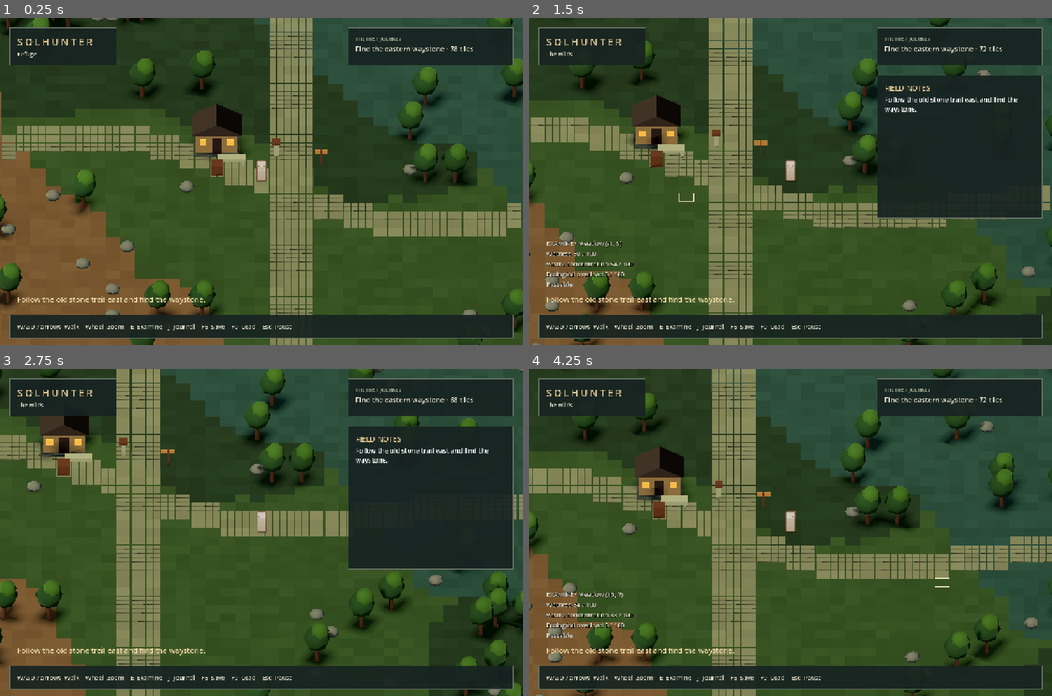
Above: before the commit, frames 1-4 (two rows, left to right).
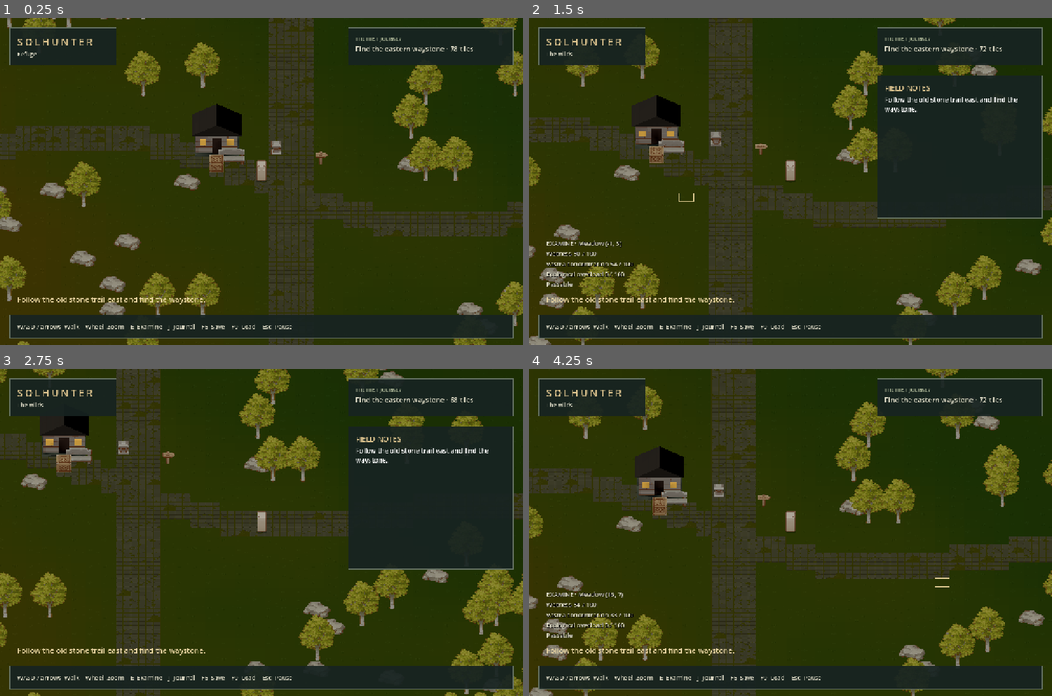
Above: after the commit, the same moments.

Repository: eliBrownn/SolHunterGodot
Game: Godot game, scene res://scenes/world_3d.tscn
Two runs of this game, one before a commit and one after it. Both use one fixed random seed, a clock stepped at 60 frames per second and the inputs below.
Inputs (mouse positions are in pixels of both pictures, inside the frame that each line leads up to):
- Up to frame 1 (0.25 s): no input
- Up to frame 2 (1.5 s): tap Enter at 0.5 s; move the mouse to (905, 165) at 0.52 s; hold D (east) 0.53-1.28 s; hold E (examine) 0.53-1.28 s; click (905, 165) at 0.67 s; move the mouse to (685, 197) at 1.27 s; hold S (south) from 1.28 s (still down); tap J (journal) at 1.35 s
- Up to frame 3 (2.75 s): move the mouse to (313, 460) at 2.02 s; release S (south) at 2.03 s; hold D (east) from 2.03 s (still down); hold E (examine) from 2.03 s (still down)
- Up to frame 4 (4.25 s): move the mouse to (764, 597) at 2.77 s; release D (east) at 2.78 s; release E (examine) at 2.78 s; hold W (north) 2.78-3.53 s; tap J (journal) at 2.85 s; click (764, 597) at 2.92 s; move the mouse to (947, 581) at 3.52 s; hold A (west) from 3.53 s (still down); hold E (examine) from 3.53 s (still down)

The runs differ from the first frame. In frame 1, 82% of the frame differs, in the area x 0-100%, y 0-100%; in frame 2, 68%; in frame 3, 68%; in frame 4, 81%.

Commit message:
art: preserve the pixel-art look in the 3D world

Diff:
--- a/scripts/solid_chunk.gd
+++ b/scripts/solid_chunk.gd
@@ -9,26 +9,16 @@
 static func mesh_for(kind: String) -> Mesh:
 	if meshes.has(kind):
 		return meshes[kind]
+	if kind.begins_with("grass_") or kind.begins_with("trail_") or kind.begins_with("sprite_") or kind.begins_with("asset:"):
+		var pixel_mesh := pixel_mesh_for(kind)
+		meshes[kind] = pixel_mesh
+		return pixel_mesh
 	var mesh: Mesh
 	match kind:
 		"roof":
 			var prism := PrismMesh.new()
 			prism.size = Vector3.ONE
 			mesh = prism
-		"trunk":
-			var cylinder := CylinderMesh.new()
-			cylinder.top_radius = 0.10
-			cylinder.bottom_radius = 0.16
-			cylinder.height = 1.5
-			cylinder.radial_segments = 6
-			mesh = cylinder
-		"crown", "rock":
-			var sphere := SphereMesh.new()
-			sphere.radius = 1.0
-			sphere.height = 2.0
-			sphere.radial_segments = 7
-			sphere.rings = 3
-			mesh = sphere
 		_:
 			var box := BoxMesh.new()
 			box.size = Vector3.ONE
@@ -36,10 +26,69 @@
 	var material := StandardMaterial3D.new()
 	material.vertex_color_use_as_albedo = true
 	material.roughness = 0.92
+	material.texture_filter = BaseMaterial3D.TEXTURE_FILTER_NEAREST
+	if kind == "wall" or kind == "roof":
+		var tile: AtlasTexture = PackArt.atlas("TX Tileset Wall/TX Tileset Wall_11")
+		material.albedo_texture = ImageTexture.create_from_image(tile.atlas.get_image().get_region(Rect2i(tile.region)))
+		material.uv1_scale = Vector3(3, 2, 1)
+		if kind == "wall":
+			material.shading_mode = BaseMaterial3D.SHADING_MODE_UNSHADED
 	if kind == "water":
 		material.roughness = 0.28
 	mesh.material = material
 	meshes[kind] = mesh
+	return mesh
+
+static func pixel_mesh_for(kind: String) -> ArrayMesh:
+	var standing := kind.begins_with("sprite_") or kind.begins_with("asset:")
+	var key: String
+	if kind.begins_with("asset:"):
+		key = kind.trim_prefix("asset:")
+	elif kind.begins_with("grass_"):
+		key = "TX Tileset Grass/TX Tileset Grass " + kind.trim_prefix("grass_")
+	elif kind.begins_with("trail_"):
+		key = "TX Tileset Grass/TX Tileset Grass Pavement " + kind.trim_prefix("trail_")
+	else:
+		key = {"sprite_tree_lower": "TX Plant/TX Tree T1 Lower", "sprite_tree_upper": "TX Plant/TX Tree T1 Upper", "sprite_rock": "TX Props/TX Props Stone T7"}[kind]
+	var atlas: AtlasTexture = PackArt.atlas(key)
+	var entry: Dictionary = PackArt.entry(key)
+	var vertices: PackedVector3Array
+	if standing:
+		var left := -float(entry.pivot[0]) / 32.0
+		var right := (float(entry.rect[2]) - float(entry.pivot[0])) / 32.0
+		var top := float(entry.pivot[1]) / 32.0
+		var bottom := (float(entry.pivot[1]) - float(entry.rect[3])) / 32.0
+		vertices = PackedVector3Array([Vector3(left, top, 0), Vector3(right, top, 0), Vector3(right, bottom, 0), Vector3(left, bottom, 0)])
+	else:
+		vertices = PackedVector3Array([Vector3(-0.5, 0, -0.5), Vector3(0.5, 0, -0.5), Vector3(0.5, 0, 0.5), Vector3(-0.5, 0, 0.5)])
+	# Inset half a texel to prevent neighboring atlas sprites bleeding into the quad.
+	var texture_size := Vector2(atlas.atlas.get_width(), atlas.atlas.get_height())
+	var first := (atlas.region.position + Vector2(0.5, 0.5)) / texture_size
+	var last := (atlas.region.end - Vector2(0.5, 0.5)) / texture_size
+	var arrays: Array = []
+	arrays.resize(Mesh.ARRAY_MAX)
+	arrays[Mesh.ARRAY_VERTEX] = vertices
+	var normal := Vector3.BACK if standing else Vector3.UP
+	arrays[Mesh.ARRAY_NORMAL] = PackedVector3Array([normal, normal, normal, normal])
+	arrays[Mesh.ARRAY_TEX_UV] = PackedVector2Array([first, Vector2(last.x, first.y), last, Vector2(first.x, last.y)])
+	arrays[Mesh.ARRAY_INDEX] = PackedInt32Array([0, 2, 1, 0, 3, 2])
+	var mesh := ArrayMesh.new()
+	mesh.add_surface_from_arrays(Mesh.PRIMITIVE_TRIANGLES, arrays)
+	var material := StandardMaterial3D.new()
+	material.albedo_texture = atlas.atlas
+	material.texture_filter = BaseMaterial3D.TEXTURE_FILTER_NEAREST
+	material.vertex_color_use_as_albedo = true
+	material.transparency = BaseMaterial3D.TRANSPARENCY_ALPHA_SCISSOR
+	material.alpha_scissor_threshold = 0.35
+	material.cull_mode = BaseMaterial3D.CULL_DISABLED
+	material.roughness = 1.0
+	material.metallic_specular = 0.0
+	# The source artwork already carries its lighting and palette; retain it exactly.
+	material.shading_mode = BaseMaterial3D.SHADING_MODE_UNSHADED
+	if standing:
+		material.billboard_mode = BaseMaterial3D.BILLBOARD_FIXED_Y
+		material.billboard_keep_scale = true
+	mesh.surface_set_material(0, material)
 	return mesh
 
 func add_piece(kind: String, at: Vector3, size: Vector3, color: Color, yaw: float = 0.0) -> void:
@@ -61,7 +110,7 @@
 			# MultiMesh instance colors are supplied in linear space.
 			instances.set_instance_color(index, entries[index].color.srgb_to_linear())
 		var view := MultiMeshInstance3D.new()
-		view.name = kind
+		view.name = kind.replace(":", "_").replace("/", "_")
 		view.multimesh = instances
 		add_child(view)
 	batches.clear()
@@ -77,17 +126,15 @@
 			add_piece("water", at + Vector3(0, -0.30, 0), Vector3(1.002, 0.16, 1.002), color)
 		else:
 			add_piece("ground", at + Vector3(0, -0.35, 0), Vector3(1.002, 0.70, 1.002), color)
+			add_piece("grass_%d" % (int(data.variation) % 4), at + Vector3(0, 0.002, 0), Vector3.ONE, data.get("tint", Color.WHITE))
 			if data.trail_visible:
-				for z in [-0.24, 0.24]:
-					for x in [-0.24, 0.24]:
-						add_piece("paving", at + Vector3(x, 0.018, z), Vector3(0.44, 0.036, 0.44), Color("999b86").lightened(shade))
+				add_piece("trail_%d" % (int(data.variation) % 8), at + Vector3(0, 0.035, 0), Vector3.ONE, Color("b2b29d"))
 		if data.obstacle == 1:
-			add_piece("trunk", at + Vector3(0, 0.75, 0), Vector3.ONE, Color("76573b"))
-			add_piece("crown", at + Vector3(0, 1.80, 0), Vector3(0.94, 0.86, 0.85), Color("52784b").lightened(shade))
-			add_piece("crown", at + Vector3(0.20, 2.37, 0.05), Vector3(0.65, 0.65, 0.67), Color("71904f").lightened(shade))
+			add_piece("sprite_tree_lower", at, Vector3.ONE, Color.WHITE)
+			add_piece("sprite_tree_upper", at + Vector3(0, 63.0 / 32.0, 0), Vector3.ONE, Color.WHITE)
 			obstacle_count += 1
 		elif data.obstacle == 2:
-			add_piece("rock", at + Vector3(0, 0.26, 0), Vector3(0.52, 0.38, 0.43), Color("93958c"), float(data.variation) * 0.5)
+			add_piece("sprite_rock", at, Vector3.ONE, Color.WHITE)
 			obstacle_count += 1
 		tile_count += 1
 	finish()
--- a/scripts/world.gd
+++ b/scripts/world.gd
@@ -215,6 +215,7 @@
 
 func add_prop(key: String, at: Vector2i) -> void:
 	var sprite := PackArt.sprite(key, center(at))
+	sprite.set_meta("asset_key", key)
 	actors.add_child(sprite)
 	place_props.append(sprite)
 
--- a/scripts/world_solid.gd
+++ b/scripts/world_solid.gd
@@ -41,7 +41,8 @@
 	environment.ambient_light_source = Environment.AMBIENT_SOURCE_COLOR
 	environment.ambient_light_color = Color("c6d2db")
 	environment.ambient_light_energy = 0.35
-	environment.tonemap_mode = Environment.TONE_MAPPER_FILMIC
+	# Preserve authored sprite colors instead of applying a cinematic contrast curve.
+	environment.tonemap_mode = Environment.TONE_MAPPER_LINEAR
 	var atmosphere := WorldEnvironment.new()
 	atmosphere.environment = environment
 	add_child(atmosphere)
@@ -109,30 +110,19 @@
 		place_root.free()
 	place_root = SolidChunk.new()
 	solid_root.add_child(place_root)
-	var stone := Color("adae9d")
-	var wood := Color("8a6849")
 	# A deliberately decorative refuge mockup for judging architectural depth.
 	var cabin := Vector2i(-3, -4)
 	piece("prop", cabin, Vector3(0, 0.12, 0), Vector3(3.0, 0.24, 2.4), Color("777d76"))
-	piece("prop", cabin, Vector3(0, 1.04, 0), Vector3(2.8, 1.60, 2.0), Color("a59677"))
+	piece("wall", cabin, Vector3(0, 1.04, 0), Vector3(2.8, 1.60, 2.0), Color.WHITE)
 	piece("roof", cabin, Vector3(0, 2.27, 0), Vector3(3.3, 0.86, 2.5), Color("665a4f"))
 	piece("prop", cabin, Vector3(0, 0.86, 1.015), Vector3(0.64, 1.24, 0.05), Color("594431"))
 	for window_x in [-0.94, 0.94]:
 		piece("prop", cabin, Vector3(window_x, 1.13, 1.025), Vector3(0.48, 0.44, 0.06), Color("d1bb81"))
-	# Solid versions of the existing decorative anchors; they add no collision rules.
-	for leg in [-0.72, 0.72]:
-		piece("prop", Vector2i(-2, -2), Vector3(leg, 0.25, 0), Vector3(0.18, 0.5, 0.60), stone)
-	piece("prop", Vector2i(-2, -2), Vector3(0, 0.56, 0), Vector3(1.85, 0.20, 0.70), stone)
-	piece("prop", Vector2i(-3, -1), Vector3(0, 0.43, 0), Vector3(0.80, 0.86, 0.80), wood)
-	piece("prop", Vector2i(1, -3), Vector3(0, 0.55, 0), Vector3(0.32, 1.10, 0.32), stone)
-	piece("prop", Vector2i(1, -3), Vector3(0, 1.16, 0), Vector3(0.53, 0.18, 0.53), wood)
-	for sign in [Vector2i(4, -2), world.terrain.landmark() + Vector2i(-4, 2)]:
-		piece("prop", sign, Vector3(0, 0.60, 0), Vector3(0.13, 1.20, 0.13), wood)
-		piece("prop", sign, Vector3(0, 1.04, 0), Vector3(0.90, 0.30, 0.12), Color("b69c70"))
-	var landmark: Vector2i = world.terrain.landmark()
-	piece("prop", landmark + Vector2i(0, -1), Vector3(0, 0.18, 0), Vector3(2.1, 0.36, 1.8), stone)
-	for offset in [Vector2i(-2, -2), Vector2i(2, -2)]:
-		piece("prop", landmark + offset, Vector3(0, 0.90, 0), Vector3(0.55, 1.80, 0.55), stone)
+	# Reuse the authored artwork and anchors instead of re-authoring a low-poly prop set.
+	for prop: Node2D in world.place_props:
+		var key: String = prop.get_meta("asset_key", "")
+		if not key.is_empty():
+			place_root.add_piece("asset:" + key, Vector3(prop.position.x / 32.0, 0.04, prop.position.y / 32.0), Vector3.ONE, Color.WHITE)
 	place_root.finish()
 	sync_ground()
 
--- a/tests/solid_geometry.gd
+++ b/tests/solid_geometry.gd
@@ -27,9 +27,12 @@
 	check(chunk.tile_count == 256, "Every prepared cell contributes one ground or water tile")
 	check(chunk.get_node("ground").multimesh.instance_count == 255, "Land is solid batched geometry")
 	check(chunk.get_node("water").multimesh.instance_count == 1, "Water replaces rather than overlaps its land tile")
-	check(chunk.get_node("paving").multimesh.instance_count == 4, "Authored trail mask produces solid paving")
-	check(chunk.get_node("trunk").multimesh.instance_count == 1 and chunk.get_node("crown").multimesh.instance_count == 2, "Tree uses a volumetric trunk and canopy")
-	check(chunk.get_node("rock").multimesh.instance_count == 1 and chunk.obstacle_count == 2, "Existing obstacles map to solid props")
+	check(chunk.get_node("trail_3").multimesh.instance_count == 1, "Trail mask preserves the original pixel-art paving")
+	check(chunk.get_node("sprite_tree_lower").multimesh.instance_count == 1 and chunk.get_node("sprite_tree_upper").multimesh.instance_count == 1, "Upright tree retains both authored pixel-art pieces")
+	check(chunk.get_node("sprite_rock").multimesh.instance_count == 1 and chunk.obstacle_count == 2, "Existing obstacles retain their pixel art and placement")
+	check(chunk.get_node("grass_3").multimesh.instance_count == 255, "Original grass artwork covers every land tile")
+	var tree_material: StandardMaterial3D = chunk.get_node("sprite_tree_lower").multimesh.mesh.surface_get_material(0)
+	check(tree_material.texture_filter == BaseMaterial3D.TEXTURE_FILTER_NEAREST and tree_material.billboard_mode == BaseMaterial3D.BILLBOARD_FIXED_Y, "Pixel foliage stays crisp and upright in 3D")
 	# The headless dummy renderer returns identity instead of retaining GPU instance transforms.
 	if DisplayServer.get_name() != "headless":
 		var land: Transform3D = chunk.get_node("ground").multimesh.get_instance_transform(0)
Not shown, changed: docs/PROJECT_STANDARD.md
Not shown, added: docs/decisions/2026-10-26-pixel-art-3d.md
Not shown, changed: docs/development-plan.md
Not shown, changed: docs/solid-3d-prototype.md
